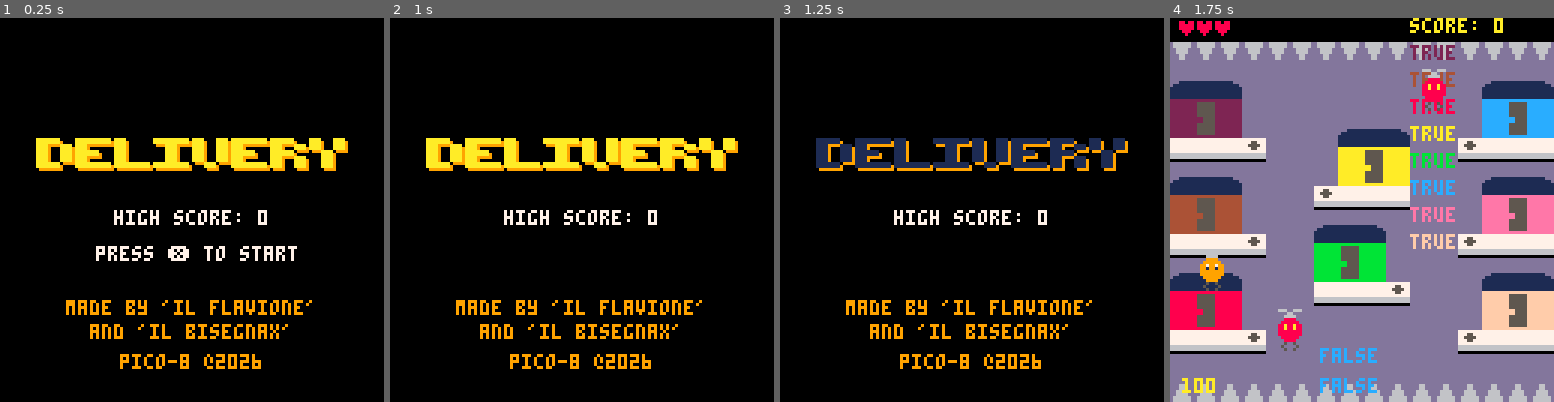
Above: before the commit, frames 1-4 (left to right).
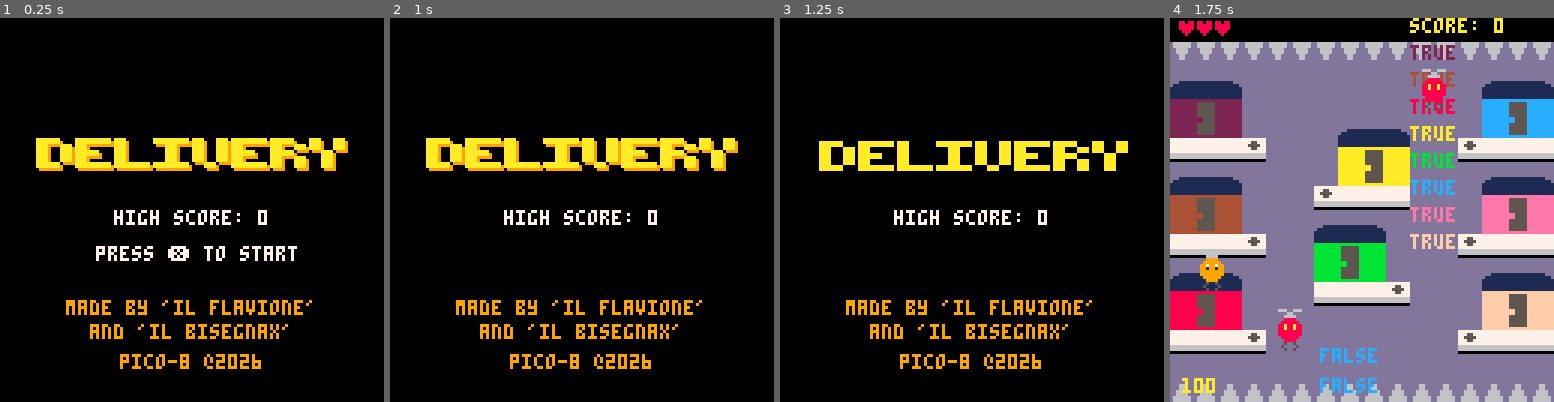
Above: after the commit, the same moments.

Repository: FlavioIero/Delivery
Game: PICO-8 cartridge atari.p8
The game is run twice, just before and just after one commit, with the same random seed, the same clock (stepped at 60 frames per second) and the same inputs.
Inputs:
- Up to frame 1 (0.25 s): no input
- Up to frame 2 (1 s): tap X (X key) at 0.33 s; tap O (Z key) at 0.7 s
- Up to frame 3 (1.25 s): tap X (X key) at 1.07 s
- Up to frame 4 (1.75 s): hold Right from 1.6 s (still down); tap O (Z key) at 1.7 s

Frames 1-2 are identical in both runs. In frame 3, 4.8% of the frame differs, in the area x 9-91%, y 31-40%; in frame 4, nothing differs.

Commit message:
2 types of titles

Diff:
--- a/atari.p8
+++ b/atari.p8
@@ -5,6 +5,7 @@
 
 -- const
 game_states = {menu=1,menu_to_game=2,game=3,game_over=4}
+title = 2 -- 1 or 2
 
 -- var
 state = game_states.menu
@@ -175,8 +176,17 @@
 		t_frm = 0
 	end
 
- disegna_parola_solida("delivery",x_centro+1,y_centro+1,9) -- bg
- disegna_parola_solida("delivery",x_centro,y_centro,t_cols[t_col_i]) -- fg
+	if title == 1 then
+		disegna_parola_solida("delivery",x_centro+1,y_centro+1,9) -- bg
+	 disegna_parola_solida("delivery",x_centro,y_centro,t_cols[t_col_i]) -- fg
+ elseif title == 2 then
+	 if t_col_i == 1 then
+	 	disegna_parola_solida("delivery",x_centro+1,y_centro+1,9) -- bg
+	 	disegna_parola_solida("delivery",x_centro,y_centro,t_cols[t_col_i]) -- fg
+		else
+			disegna_parola_solida("delivery",x_centro+1,y_centro+1,t_cols[1]) -- bg
+		end
+	end
 
  rectfill(0, 63, 128, 63, 0)
 	-- end bisegnax
